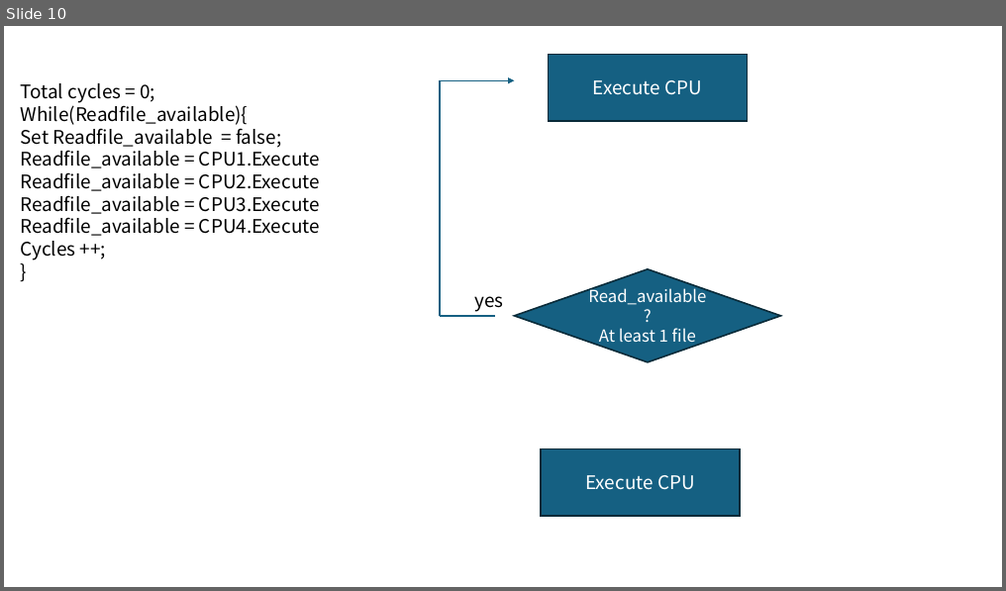
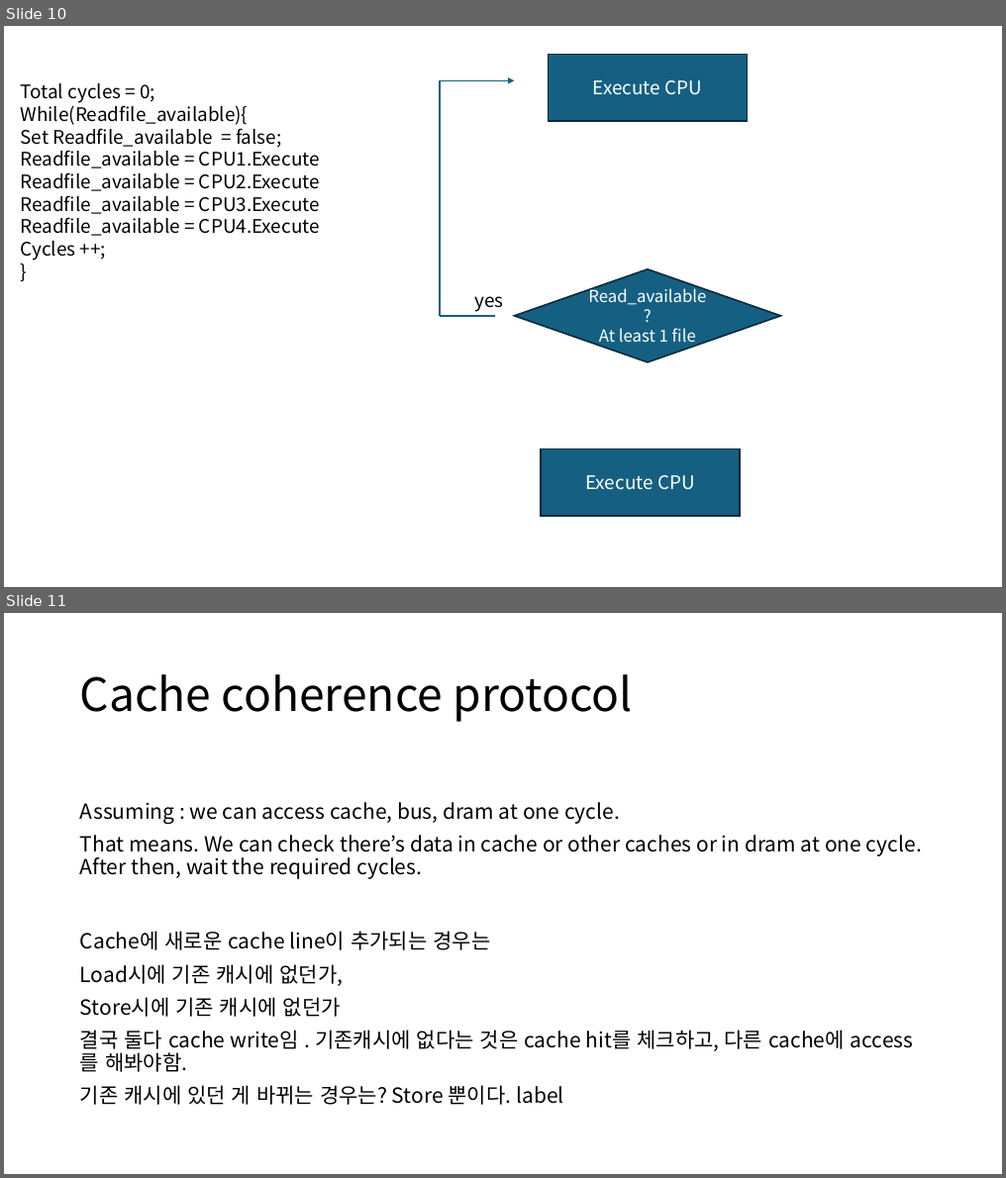
Before and after one commit to GillchLee/CS4223, a slide deck: assignment2/Assignment2.pptx. Shown one above the other, each under a label of ours: slide 10 before the commit, slides 10 and 11 after it. The pictures are 1006x591 and 1006x1178 pixels, drawn with LibreOffice and Linux fonts; fonts in the diff are those of the drawing. Boxes give left, top, right and bottom in pixels: in the first picture for what was removed or moved away, otherwise in the second. Text is boxed around its words. In the diff, an @@ line names an element or a change of style, - is before the commit and + after.

Commit message:
MESI protocol ( store instruction update)

```diff
--- a/assignment2/Assignment2.pptx
+++ b/assignment2/Assignment2.pptx
@@ slide 11 added at (4, 613, 1002, 1174), background #FFFFFF @@
@@ title added at (80, 674, 634, 722), 44 pt, text #000000 @@
+Cache coherence protocol
@@ text added at (80, 802, 922, 1105), 20 pt, text #000000 @@
+Assuming : we can access cache, bus, dram at one cycle.
+That means. We can check there’s data in cache or other caches or in dram at one cycle. After then, wait the required cycles.
+Cache에 새로운 cache line이 추가되는 경우는
+Load시에 기존 캐시에 없던가,
+Store시에 기존 캐시에 없던가
+결국 둘다 cache write임 . 기존캐시에 없다는 것은 cache hit를 체크하고, 다른 cache에 access를 해봐야함.
+기존 캐시에 있던 게 바뀌는 경우는? Store 뿐이다. label
```
Also in this commit, not shown: 1 slide changed, 8 other slides added, 1 other file.
